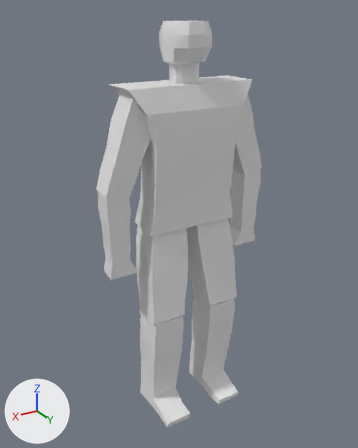
A saved change to the Blender file Godot/Blender/Shambler/shambler.blend.
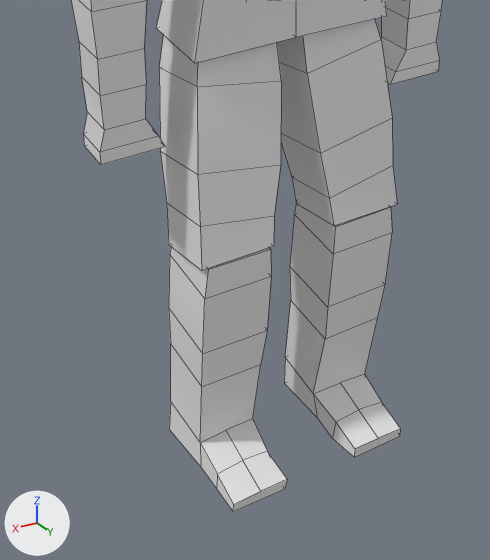
The first picture shows the older version from a 50 mm lens placed at (1.81, 2.97, 3.03), pointed at (0.05, 0.05, 1.57). The close-ups show both versions on the part from 19% to 77% of the width and 47% to 100% of the height of that picture. The lights are fixed; the arrows at lower left show +X, +Y and +Z. The close-ups show mesh edges as thin lines.
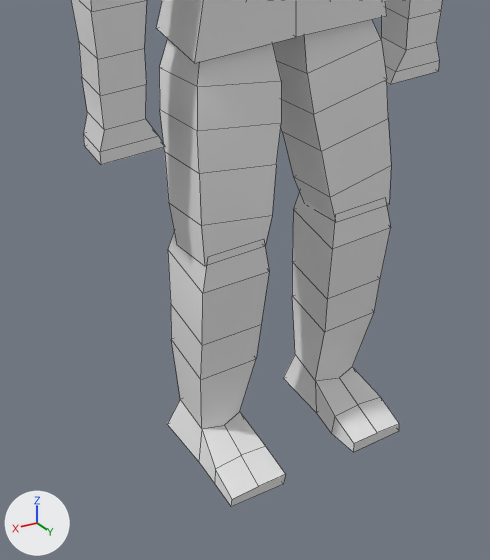
Boxes (x1, y1, x2, y2) around the edits, measured in the close-ups (490 x 560 px):
'Cube', reshaped: before (71, 0, 442, 512); after (71, 0, 442, 507)
part 1 of me_cube, built on: before (159, 19, 401, 512); after (160, 20, 399, 507)

What changed in the scene script:
```text
Change me_cube:
    used by ob_cube; location = (0.0, 0.0, 0.0); rotation_euler = (0.0, 0.0, -1.571), in degrees (0, 0, -90); scale = (0.128, 0.343, 0.5)
    remove me_cube.from_pydata(...)  # 185 vertices, 171 faces; spans x -2.96..1.01, y -1.9..0.0, z 0.0..5.95
    add me_cube.from_pydata(...)  # 189 vertices, 175 faces; spans x -2.88..1.01, y -1.9..0.0, z 0.03..5.95
    me_cube part 1
    4 faces are deleted
    7 vertices in x -2.96..-1.05, y -1.03..-0.41, z 0.0..0.25 move by (0.08, -0.01, 0.03)
    6 vertices in x -2.03..0.07, y -1.08..-0.36, z 0.02..1.63 move by (0.07, 0.0, 0.03)
    5 vertices in x -2.94..0.62, y -1.06..-0.39, z 0.01..0.09 move by (0.08, 0.0, 0.03)
    33 vertices move from x -1.99..0.8, y -1.11..-0.14, z 0.17..3.27 to x -1.92..0.68, y -1.05..-0.18, z 0.2..3.27
    4 vertices are added at (-1.75, -0.33, 2.02), (-1.69, -1.07, 2.1), (0.0, -0.33, 1.95), (0.06, -1.07, 2.03)
    8 new faces join them
```
